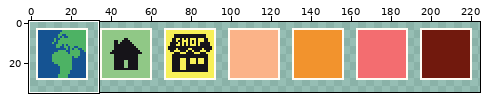
Two states of a pixel-art file, godot/res/sprites/tilesets/teleporters.aseprite. Above: a wide view before the commit, with the close-up outlined.
Close-up. As it was:
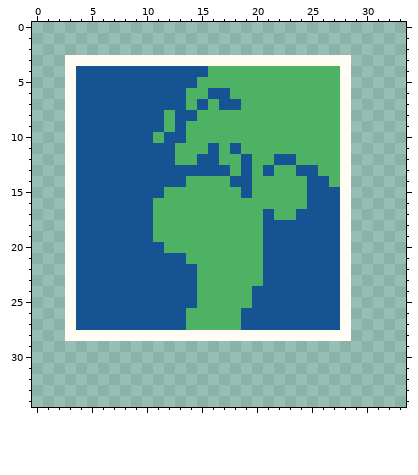
320x320 pixels, 1 frame. Shown: x 0..33, y 0..34. The wide view leaves out empty margins.
New version:
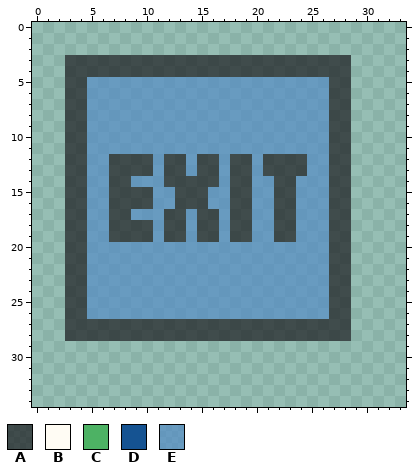
Palette (. is transparent): A #161419ab  B #fffcf4  C #4db264  D #155392  E #518ac6ab
The edit:
Changed rows in their new state; - is an unchanged pixel.
first column x 3:
 3 AAAAAAAAAAAAAAAAAAAAAAAAAA
 4 AAAAAAAAAAAAAAAAAAAAAAAAAA
 5 AAEEEEEEEEEEEEEEEEEEEEEEAA
 6 AAEEEEEEEEEEEEEEEEEEEEEEAA
 7 AAEEEEEEEEEEEEEEEEEEEEEEAA
 8 AAEEEEEEEEEEEEEEEEEEEEEEAA
 9 AAEEEEEEEEEEEEEEEEEEEEEEAA
10 AAEEEEEEEEEEEEEEEEEEEEEEAA
11 AAEEEEEEEEEEEEEEEEEEEEEEAA
12 AAEEAAAAEAAEAAEAAEAAAAEEAA
13 AAEEAAAAEAAEAAEAAEAAAAEEAA
14 AAEEAAEEEAAAAAEAAEEAAEEEAA
15 AAEEAAAAEEAAAEEAAEEAAEEEAA
16 AAEEAAAAEEAAAEEAAEEAAEEEAA
17 AAEEAAEEEAAEAAEAAEEAAEEEAA
18 AAEEAAAAEAAEAAEAAEEAAEEEAA
19 AAEEAAAAEAAEAAEAAEEAAEEEAA
20 AAEEEEEEEEEEEEEEEEEEEEEEAA
21 AAEEEEEEEEEEEEEEEEEEEEEEAA
22 AAEEEEEEEEEEEEEEEEEEEEEEAA
23 AAEEEEEEEEEEEEEEEEEEEEEEAA
24 AAEEEEEEEEEEEEEEEEEEEEEEAA
25 AAEEEEEEEEEEEEEEEEEEEEEEAA
26 AAEEEEEEEEEEEEEEEEEEEEEEAA
27 AAAAAAAAAAAAAAAAAAAAAAAAAA
28 AAAAAAAAAAAAAAAAAAAAAAAAAA
Changed places in both close-ups, as pixel boxes (x1, y1, x2, y2):
changed: (65, 55, 351, 341)
